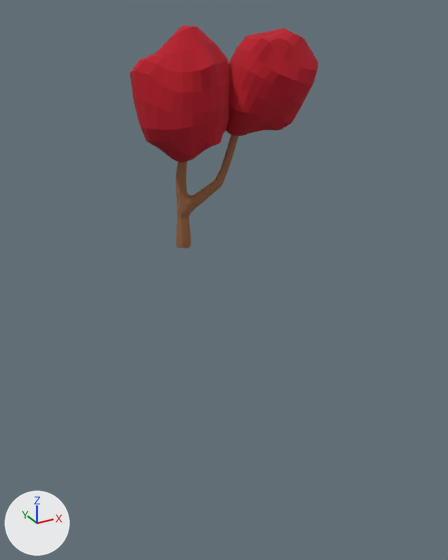
Renders of the glTF model assets/models/trees/tree-dead-complete/tree-dead-complete-12-004.glb from each side of a commit.
One viewpoint serves both versions: a camera (50 mm lens) standing at (-2.22, -4.42, 5.0) and looking at (0.21, 0.01, 2.79). Every picture has the same lights, and +X, +Y and +Z are marked at lower left. The picture after the commit comes second. Where no turn or scale is listed for an object, it has been applied to the vertices. Vertices at exactly the same position are counted once.
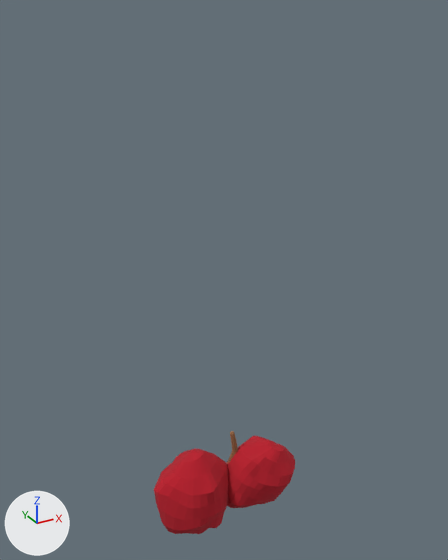
What the commit changed:
me_object_544 is used by ob_object_1045; location (0.136, -0.135, 4.426).
me_object_544 had 508 vertices, 1008 faces and spanned x -0.721..0.674, y -0.391..0.437, z -0.513..0.456.
me_object_544 now has 508 vertices, 1008 faces and spans x -0.721..0.674, y -0.391..0.437, z 0.14..1.11.
me_object_544 part 1: the whole mesh is moved by (0.0, 0.0, 0.654).
me_object_545 is used by ob_object_1047; location (0.003, -0.038, 3.815).
me_object_545 had 208 vertices, 412 faces and spanned x -0.226..0.284, y -0.12..0.152, z -0.654..0.572.
me_object_545 now has 208 vertices, 412 faces and spans x -0.226..0.284, y -0.12..0.152, z 0.0..1.225.
me_object_545 part 2: the whole mesh is moved by (0.0, 0.0, 0.654).
Object 'Object_1045' (ob_object_1045) moves from (0.136, -0.135, 4.426) to (0.136, -0.135, 0.0).
Object 'Object_1047' (ob_object_1047) moves from (0.003, -0.038, 3.815) to (0.003, -0.038, 0.0).

What differs and where, as boxes (x1, y1, x2, y2) in the pictures (448 x 560 px):
'Object_1045', moved
    before: (130, 25, 318, 162)
    after: (154, 436, 295, 534)
'Object_1047', moved (mostly hidden afterwards)
    before: (176, 135, 239, 248)
    after: (189, 431, 238, 534)
